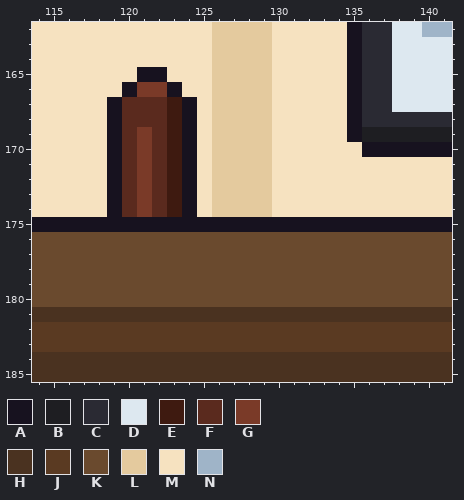
Two states of a pixel-art file, office/site_vet_office_b.aseprite. Above: the version before the commit.
320x320 pixels, 1 frame. Colours within 5 levels of each other are drawn and written as one. Shown: x 114..141, y 162..185.
Palette (. is transparent): A #17121f  B #1e1e22  C #2a2a33  D #dde8f0  E #3e1a10  F #5a2a1e  G #7a3a28  H #4a3220  J #5a3a22  K #6a4a2e  L #e4ca9e  M #f6e2c0  N #9fb4c8
Pixels before, first column x 114:
162 MMMMMMMMMMMMLLLLMMMMMACCDDNN
163 MMMMMMMMMMMMLLLLMMMMMACCDDDD
164 MMMMMMMMMMMMLLLLMMMMMACCDDDD
165 MMMMMMMAAMMMLLLLMMMMMACCDDDD
166 MMMMMMAGGAMMLLLLMMMMMACCDDDD
167 MMMMMAFFFEAMLLLLMMMMMACCDDDD
168 MMMMMAFFFEAMLLLLMMMMMACCCCCC
169 MMMMMAFGFEAMLLLLMMMMMABBBBBB
170 MMMMMAFGFEAMLLLLMMMMMMAAAAAA
171 MMMMMAFGFEAMLLLLMMMMMMMMMMMM
172 MMMMMAFGFEAMLLLLMMMMMMMMMMMM
173 MMMMMAFGFEAMLLLLMMMMMMMMMMMM
174 MMMMMAFGFEAMLLLLMMMMMMMMMMMM
175 AAAAAAAAAAAAAAAAAAAAAAAAAAAA
176 KKKKKKKKKKKKKKKKKKKKKKKKKKKK
177 KKKKKKKKKKKKKKKKKKKKKKKKKKKK
178 KKKKKKKKKKKKKKKKKKKKKKKKKKKK
179 KKKKKKKKKKKKKKKKKKKKKKKKKKKK
180 KKKKKKKKKKKKKKKKKKKKKKKKKKKK
181 HHHHHHHHHHHHHHHHHHHHHHHHHHHH
182 JJJJJJJJJJJJJJJJJJJJJJJJJJJJ
183 JJJJJJJJJJJJJJJJJJJJJJJJJJJJ
184 HHHHHHHHHHHHHHHHHHHHHHHHHHHH
185 HHHHHHHHHHHHHHHHHHHHHHHHHHHH
Now the later version:
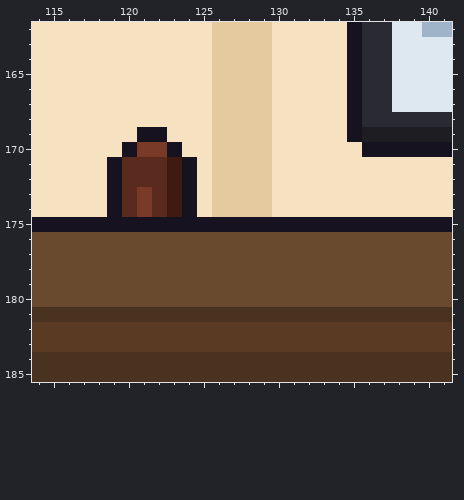
Diff:
Layer "Chair":
Colour E becomes colour A in row 170 at x 123.
Colour F becomes colour A in row 169 at x 122; in row 170 at x 120.
Colour G becomes colour A in row 169 at x 121.
Colour G becomes colour F in rows 171 to 172 at x 121.
Colour F becomes colour G in row 170 at x 122.
Colour A becomes colour M in row 165 at x 121 to 122; in row 166 at x 120 and 123; in rows 167 to 170 at x 119 and 124.
Colour E becomes colour M in rows 167 to 169 at x 123.
Colour F becomes colour M in rows 167 to 168 at x 120 to 122; in row 169 at x 120.
Colour G becomes colour M in row 166 at x 121 to 122.
Pixel boxes of the changes (left, top, right, bottom) in both pictures:
changed: (107, 67, 197, 187)
